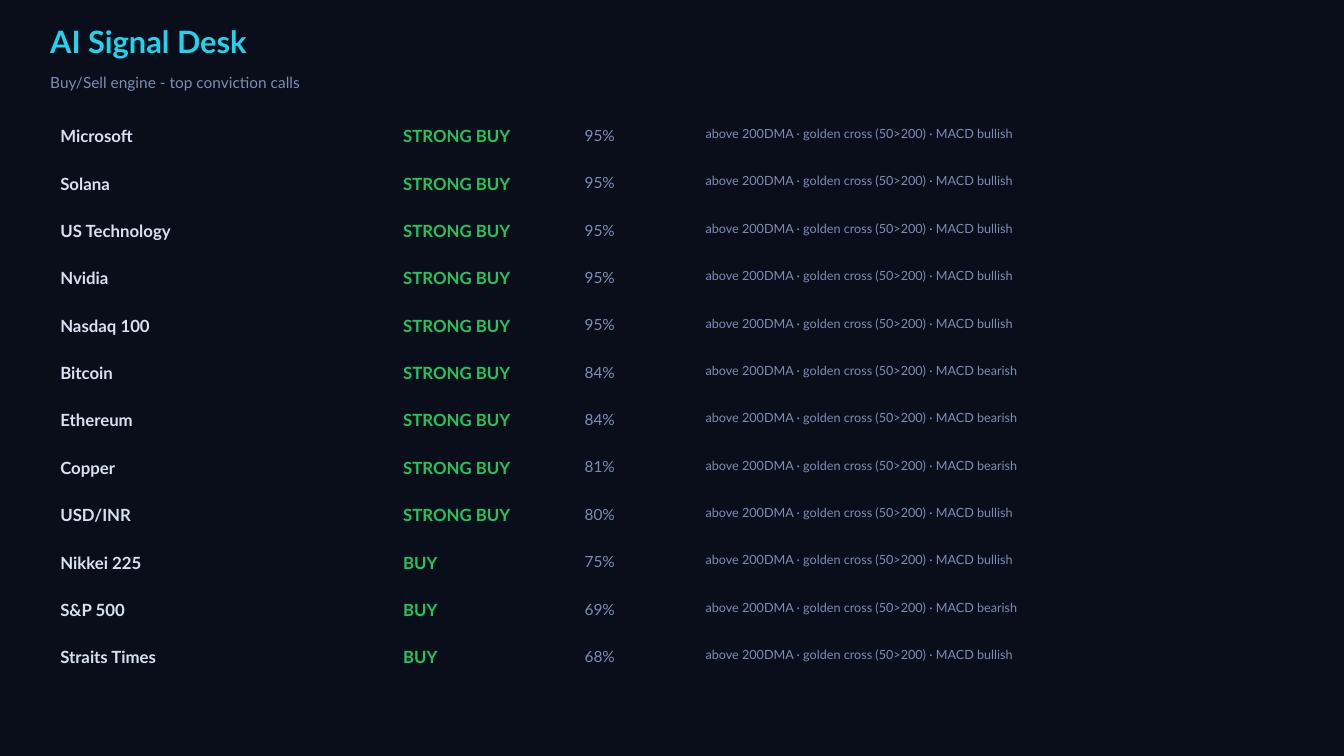
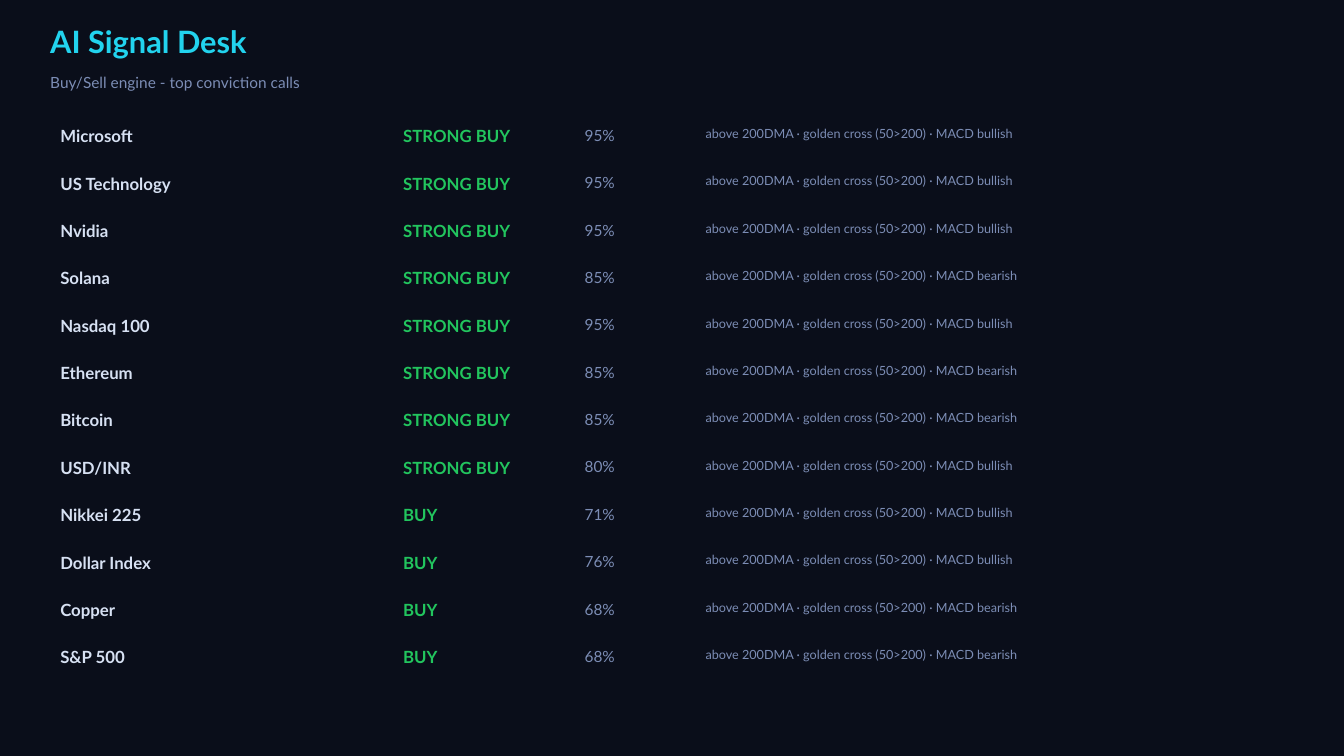
Before and after one commit to Pravkum23/pmr-terminal, a slide deck: slide 4 of docs/pmr_daily.pptx. Drawn at 1344x756 pixels with LibreOffice and Linux fonts; fonts in the diff are those of the drawing. Boxes give left, top, right and bottom in pixels: in the first picture for what was removed or moved away, otherwise in the second. Text is boxed around its words. In the diff, an @@ line names an element or a change of style, - is before the commit and + after.

```diff
--- a/docs/pmr_daily.pptx
+++ b/docs/pmr_daily.pptx
@@ text "US Technology": place and size @@
-text "US Technology" at [60, 224, 171, 240]
+text "US Technology" at [60, 177, 171, 193]
@@ text "Solana": place and size @@
-text "Solana" at [60, 177, 109, 190]
+text "Solana" at [60, 271, 109, 284]
@@ text at [585, 272, 615, 283]: text changed @@
-95%
+85%
@@ text at [706, 270, 1017, 282]: text changed @@
-above 200DMA · golden cross (50>200) · MACD bullish
+above 200DMA · golden cross (50>200) · MACD bearish
@@ text at [585, 367, 615, 378]: text changed @@
-84%
+85%
@@ text "Bitcoin": place and size @@
-text "Bitcoin" at [60, 366, 113, 379]
+text "Bitcoin" at [60, 413, 113, 426]
@@ text at [585, 414, 615, 425]: text changed @@
-84%
+85%
@@ text removed at [585, 461, 615, 472] @@
-81%
@@ text at [706, 460, 1013, 472]: text changed @@
-above 200DMA · golden cross (50>200) · MACD bearish
+above 200DMA · golden cross (50>200) · MACD bullish
@@ 5 texts: place and size @@
-5 texts at [60, 271, 615, 569]
+5 texts at [60, 224, 615, 521]
@@ text at [403, 509, 437, 521]: text changed @@
-STRONG BUY
+BUY
@@ text added at [585, 509, 615, 520], 11 pt, text #7C8DB5 @@
+71%
@@ text added at [60, 556, 150, 569], 12 pt, text #D7E1F3, bold @@
+Dollar Index
@@ text at [585, 556, 615, 567]: text changed @@
-75%
+76%
@@ text "Copper": place and size @@
-text "Copper" at [60, 461, 115, 477]
+text "Copper" at [60, 603, 115, 619]
@@ text at [585, 604, 615, 615]: text changed @@
-69%
+68%
@@ text "S&P 500": place and size @@
-text "S&P 500" at [60, 603, 125, 616]
+text "S&P 500" at [60, 650, 125, 663]
@@ text removed at [60, 650, 156, 663] @@
-Straits Times
@@ text at [706, 649, 1017, 661]: text changed @@
-above 200DMA · golden cross (50>200) · MACD bullish
+above 200DMA · golden cross (50>200) · MACD bearish
```
Also in this commit, not shown: 3 other slides changed, 6 other files.
